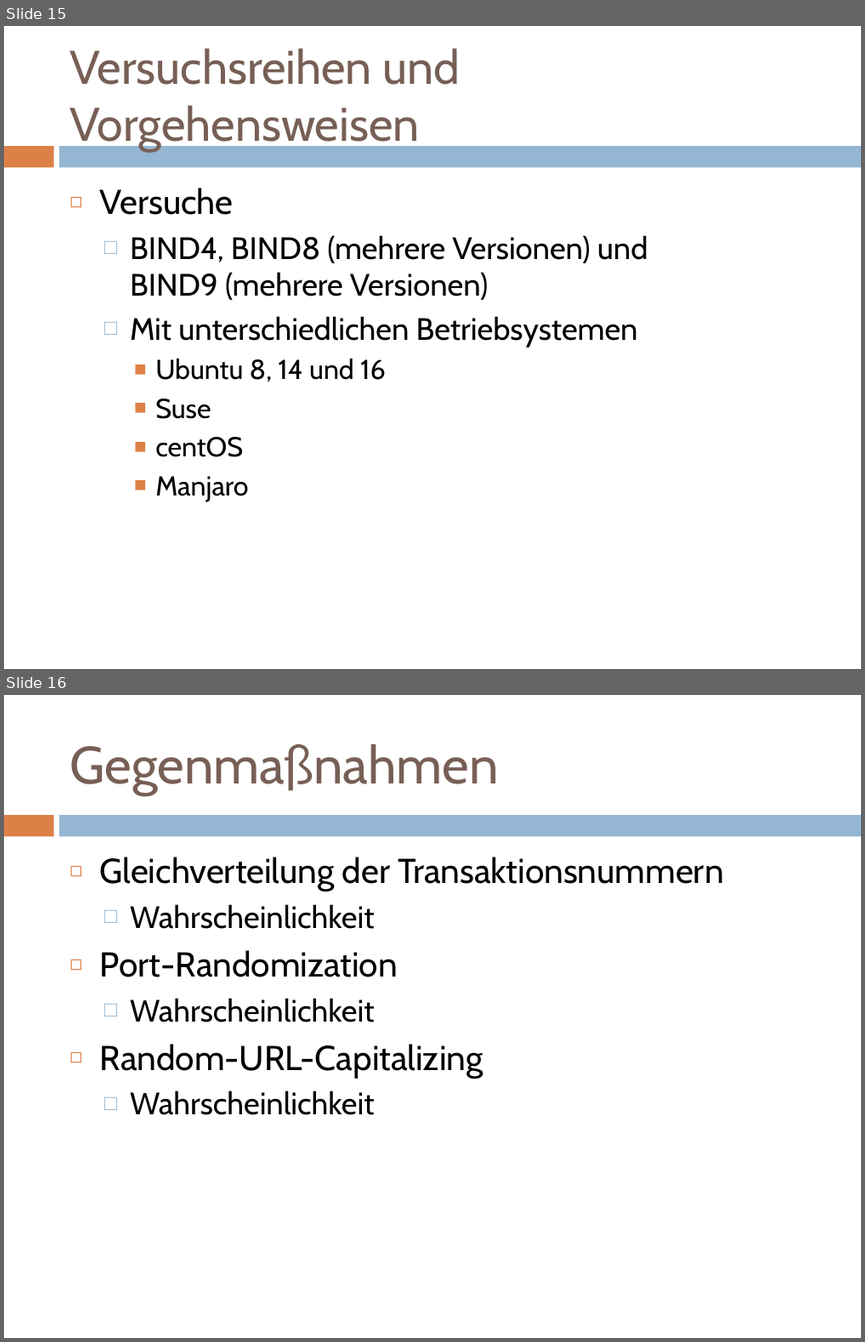
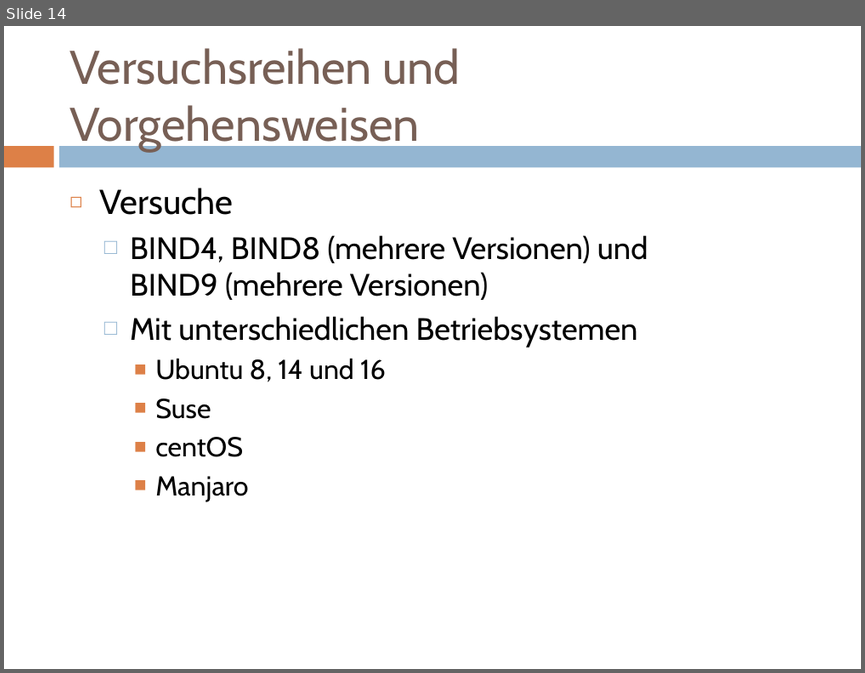
Before and after one commit to doctordebug/Hackerpraktikum, a slide deck: Präsentationen/PT3.pptx. Shown one above the other, each under a label of ours: slides 15 and 16 before the commit, slide 14 after it. The pictures are 865x1342 and 865x673 pixels, drawn with LibreOffice and Linux fonts; fonts in the diff are those of the drawing. Boxes give left, top, right and bottom in pixels: in the first picture for what was removed or moved away, otherwise in the second. Text is boxed around its words. In the diff, an @@ line names an element or a change of style, - is before the commit and + after.

```diff
--- a/Präsentationen/PT3.pptx
+++ b/Präsentationen/PT3.pptx
@@ slide 16 removed at (4, 695, 861, 1338), background #FFFFFF; not listed: 2 template elements that a slide beside it also shows @@
@@ title removed at (69, 744, 498, 795) @@
-Gegenmaßnahmen
@@ text removed at (100, 857, 723, 1115) @@
-◻ Gleichverteilung der Transaktionsnummern
-  □ Wahrscheinlichkeit
-◻ Port-Randomization
-  □ Wahrscheinlichkeit
-◻ Random-URL-Capitalizing
-  □ Wahrscheinlichkeit
@@ what was slide 15 is now slide 14 @@
```
Also in this commit, not shown: 4 slides changed, 1 slide added, 1 other slide removed, 4 other files.
